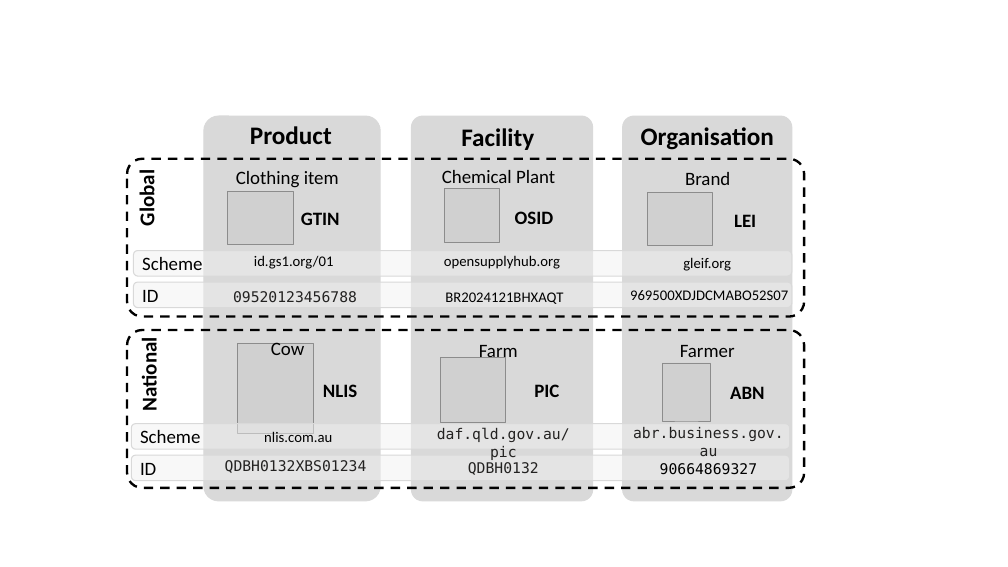
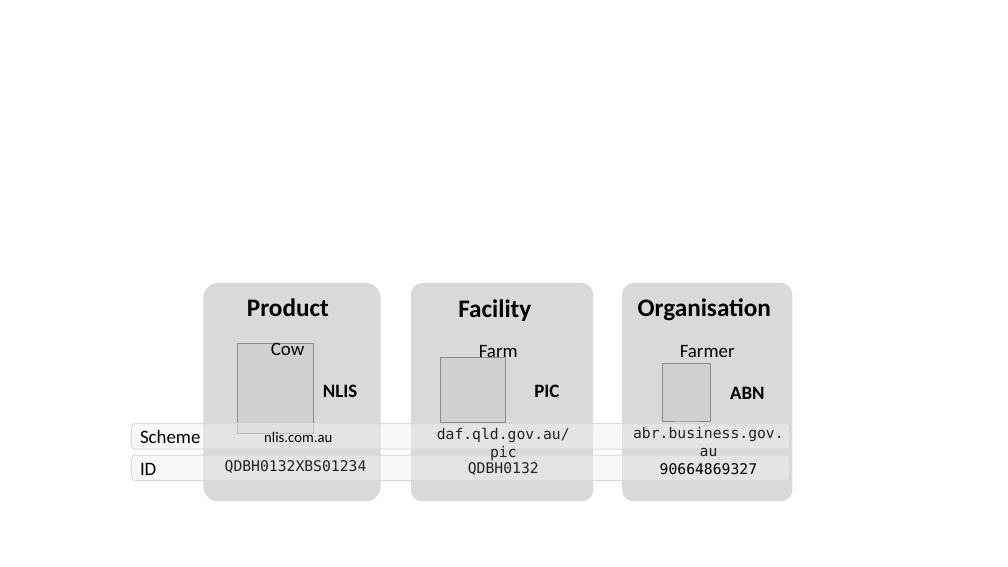
Before and after one commit to uncefact/spec-untp, a slide deck: slide 17 of website/docs/specification/UNTP-Diagrams-Specification.pptx. Drawn at 1008x567 pixels with LibreOffice and Linux fonts; fonts in the diff are those of the drawing; grey boxes stand for pictures. Boxes give left, top, right and bottom in pixels: in the first picture for what was removed or moved away, otherwise in the second. Text is boxed around its words. In the diff, an @@ line names an element or a change of style, - is before the commit and + after.

```diff
--- a/website/docs/specification/UNTP-Diagrams-Specification.pptx
+++ b/website/docs/specification/UNTP-Diagrams-Specification.pptx
@@ rounded rectangle removed at bbox=[127, 159, 805, 317] @@
@@ text removed at bbox=[134, 175, 160, 226] @@
-Global
@@ text removed at bbox=[236, 171, 339, 188] @@
-Clothing item
@@ text removed at bbox=[442, 170, 555, 183] @@
-Chemical Plant
@@ text removed at bbox=[685, 172, 730, 185] @@
-Brand
@@ picture removed at bbox=[228, 191, 293, 245] @@
@@ picture removed at bbox=[445, 188, 499, 243] @@
@@ picture removed at bbox=[648, 192, 712, 246] @@
@@ text removed at bbox=[301, 212, 340, 225] @@
-GTIN
@@ text removed at bbox=[515, 211, 554, 224] @@
-OSID
@@ text removed at bbox=[734, 214, 756, 227] @@
-LEI
@@ rounded rectangle removed at bbox=[134, 250, 792, 276] @@
-Scheme
@@ text removed at bbox=[254, 255, 334, 269] @@
-id.gs1.org/01
@@ text removed at bbox=[444, 255, 560, 269] @@
-opensupplyhub.org
@@ text removed at bbox=[683, 257, 731, 271] @@
-gleif.org
@@ rounded rectangle removed at bbox=[134, 282, 792, 308] @@
-ID
@@ rounded rectangle: place and size @@
-rounded rectangle at bbox=[204, 116, 380, 501]
+rounded rectangle at bbox=[204, 284, 380, 501]
@@ text removed at bbox=[233, 291, 357, 302] @@
-09520123456788
@@ rounded rectangle: place and size @@
-rounded rectangle at bbox=[411, 116, 593, 501]
+rounded rectangle at bbox=[411, 284, 593, 501]
@@ text removed at bbox=[445, 292, 563, 304] @@
-BR2024121BHXAQT
@@ rounded rectangle: place and size @@
-rounded rectangle at bbox=[623, 116, 792, 501]
+rounded rectangle at bbox=[623, 284, 792, 501]
@@ 3 texts: place and size @@
-3 texts at bbox=[250, 126, 774, 150]
+3 texts at bbox=[247, 298, 771, 321]
@@ text removed at bbox=[630, 290, 788, 300] @@
-969500XDJDCMABO52S07
@@ rounded rectangle removed at bbox=[127, 330, 805, 488] @@
@@ text removed at bbox=[137, 344, 163, 409] @@
-National
```
Also in this commit, not shown: 2 other files.
